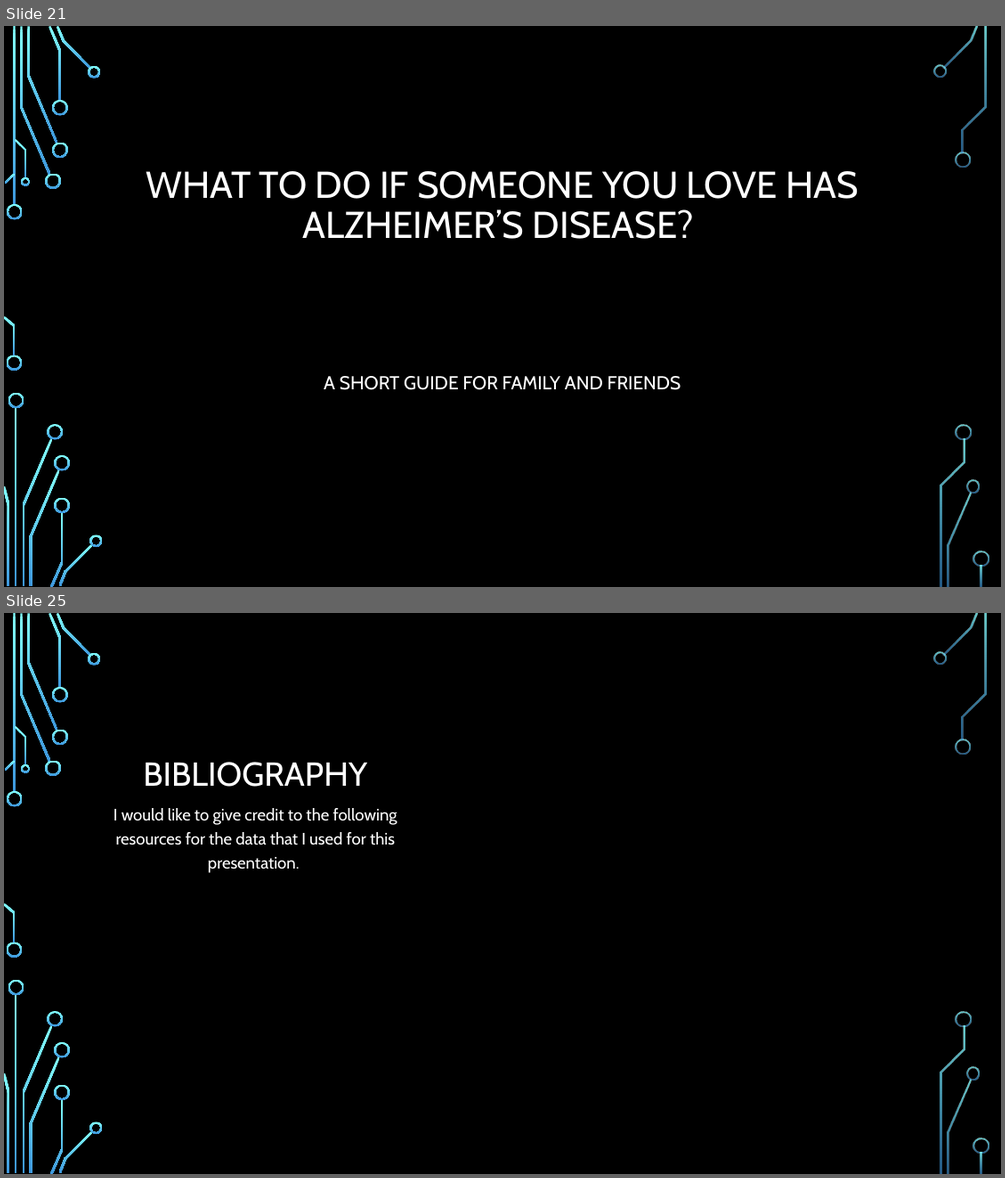
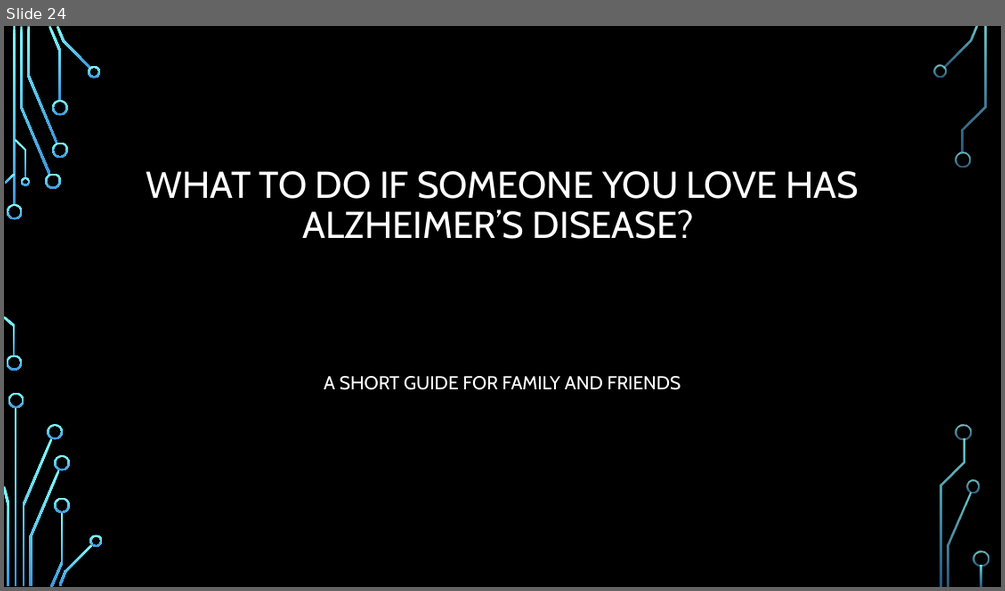
Before and after one commit to MrBardot/Trends-in-Alzheimers-Disease-Fatalities-in-the-United-States-and-Tennessee-from-1999-2018.-, a slide deck: Presentation/Alzheimer’s Disease Trends in the United States.pptx. Shown one above the other, each under a label of ours: slides 21 and 25 before the commit, slide 24 after it; the slides between them are not shown. The pictures are 1005x1178 and 1005x591 pixels, drawn with LibreOffice and Linux fonts; fonts in the diff are those of the drawing; background and template pictures are left out. Boxes give left, top, right and bottom in pixels: in the first picture for what was removed or moved away, otherwise in the second. Text is boxed around its words. In the diff, an @@ line names an element or a change of style, - is before the commit and + after.

Commit message:
added brain funtion decline and Resources slides

```diff
--- a/Presentation/Alzheimer’s Disease Trends in the United States.pptx
+++ b/Presentation/Alzheimer’s Disease Trends in the United States.pptx
@@ slide 25 removed at box(4, 613, 1001, 1174), background picture (left out); not listed: 36 template elements that a slide beside it also shows @@
@@ title removed at box(143, 762, 367, 787) @@
-BIBLIOGRAPHY
@@ text removed at box(113, 808, 397, 873) @@
-I would like to give credit to the following resources for the data that I used for this presentation.
@@ what was slide 21 is now slide 24 @@
```
Also in this commit, not shown: 3 slides changed, 4 slides added, 3 other slides removed.
